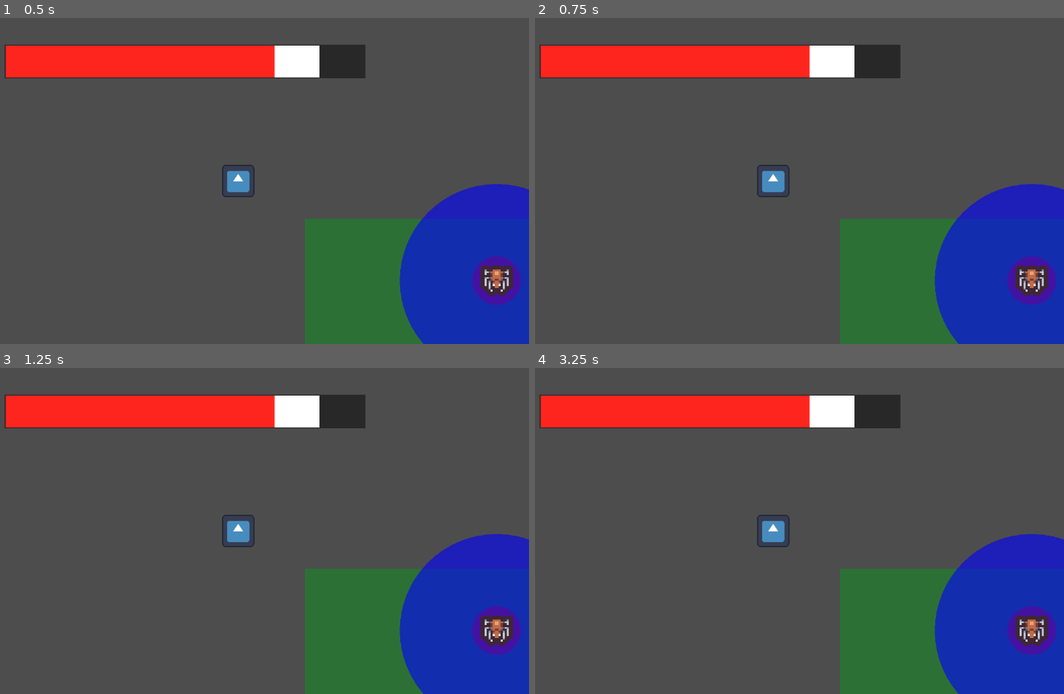
Above: before the commit, frames 1-4 (two rows, left to right).
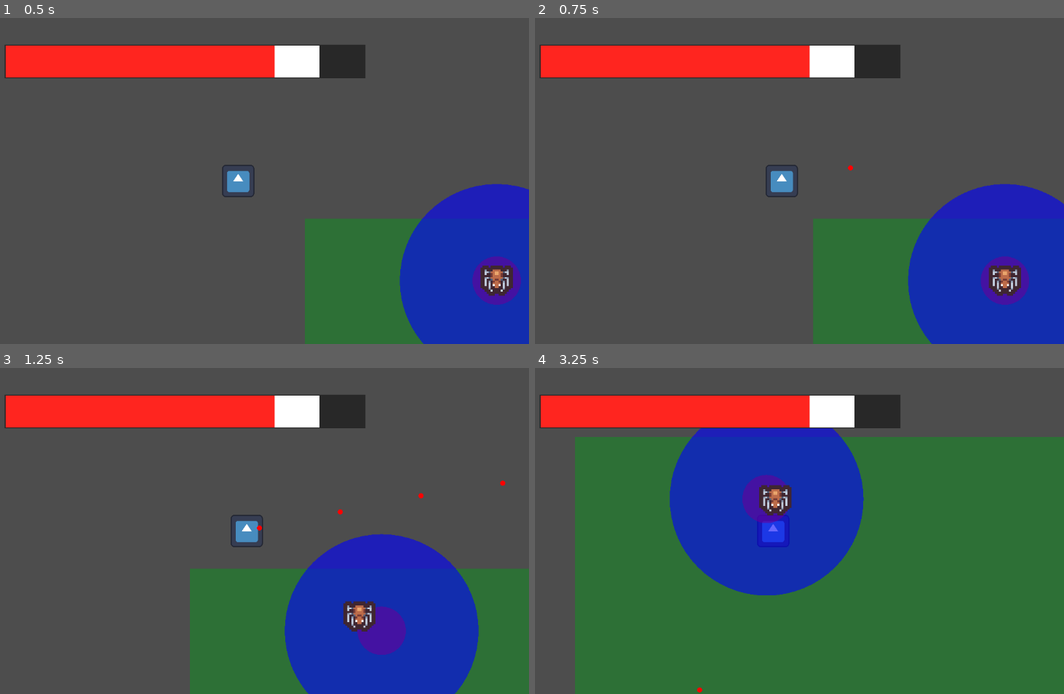
Above: after the commit, the same moments.

Repository: Harsh10k/project-static
Game: Godot game, scene res://scenes/overworld/map1.tscn
The game is run twice, just before and just after one commit, with the same random seed, the same clock (stepped at 60 frames per second) and the same inputs. The engine's default icon, where the game draws it, is replaced by a stand-in: a white triangle on a blue panel in a dark square.
Inputs (mouse positions are in pixels of both pictures, inside the frame that each line leads up to):
- Up to frame 1 (0.5 s): no input
- Up to frame 2 (0.75 s): tap Enter at 0.5 s; move the mouse to (900, 164) at 0.52 s; press the mouse at (900, 164) at 0.53 s; hold D (right) from 0.53 s (still down)
- Up to frame 3 (1.25 s): keep holding D (right)
- Up to frame 4 (3.25 s): move the mouse to (656, 547) at 1.27 s; release D (right) at 1.28 s; release the mouse at (656, 547) at 1.28 s; hold S (down) 1.28-2.03 s; click (656, 547) at 1.35 s; move the mouse to (831, 459) at 2.02 s; press the mouse at (831, 459) at 2.03 s; hold D (right) 2.03-2.78 s; move the mouse to (746, 596) at 2.77 s; release the mouse at (746, 596) at 2.78 s; hold W (up) from 2.78 s (still down); click (746, 596) at 2.85 s

Frame 1 is identical in both runs. In frame 2, 6.7% of the frame differs, in the area x 41-100%, y 44-100%; in frame 3, 24%; in frame 4, 66%, in the area x 7-100%, y 18-100%.
Error before the commit: Parse Error: Identifier "hurt_box" not declared in the current scope. (res://entities/player/player.gd:42)

Commit message:
The game works now

Diff:
--- a/entities/player/player.gd
+++ b/entities/player/player.gd
@@ -18,6 +18,7 @@
 var last_anim_direction: String = "Down"
 var is_hurt: bool = false
 var is_attacking: bool = false
+@onready var hurt_box = $HurtBox
 
 func _ready() -> void:
 	fire_timer.wait_time = fire_rate
--- a/entities/player/player.tscn
+++ b/entities/player/player.tscn
@@ -5,6 +5,9 @@
 [ext_resource type="PackedScene" uid="uid://beo8uu7x37rnd" path="res://combat/projectiles/bullet/bullet.tscn" id="2_bls4j"]
 
 [sub_resource type="RectangleShape2D" id="RectangleShape2D_dovo2"]
+size = Vector2(64, 64)
+
+[sub_resource type="RectangleShape2D" id="RectangleShape2D_sglur"]
 size = Vector2(64, 64)
 
 [node name="Player" type="CharacterBody2D" unique_id=1495208272]
@@ -28,3 +31,9 @@
 position_smoothing_speed = 15.0
 
 [node name="Marker2D" type="Marker2D" parent="." unique_id=140303071]
+
+[node name="HurtBox" type="Area2D" parent="." unique_id=248093998]
+
+[node name="CollisionShape2D" type="CollisionShape2D" parent="HurtBox" unique_id=1258830280]
+position = Vector2(0, 1)
+shape = SubResource("RectangleShape2D_sglur")
--- a/scenes/ui/healthbar.tscn
+++ b/scenes/ui/healthbar.tscn
@@ -1,6 +1,6 @@
 [gd_scene format=3 uid="uid://dlrjw3lwkbqmq"]
 
-[ext_resource type="Script" uid="uid://cwtu5utadcosn" path="res://ui/healthbar.gd" id="1_0k5hr"]
+[ext_resource type="Script" uid="uid://xco48ui4lwmp" path="res://scenes/ui/healthbar.gd" id="1_0k5hr"]
 
 [sub_resource type="StyleBoxEmpty" id="StyleBoxEmpty_0sgot"]
 
@@ -20,7 +20,6 @@
 bg_color = Color(1, 1, 1, 1)
 
 [node name="health" type="CanvasLayer" unique_id=769802724]
-script = ExtResource("1_0k5hr")
 
 [node name="healthbar" type="ProgressBar" parent="." unique_id=1626790625]
 z_index = 1
@@ -36,6 +35,7 @@
 max_value = 80.0
 value = 60.0
 show_percentage = false
+script = ExtResource("1_0k5hr")
 
 [node name="damagebar" type="ProgressBar" parent="healthbar" unique_id=1336904346]
 z_index = -1
Renamed: ui/healthbar.gd -> scenes/ui/healthbar.gd
Not shown, added: scenes/ui/healthbar.gd.uid
Not shown, removed: ui/healthbar.gd.uid
